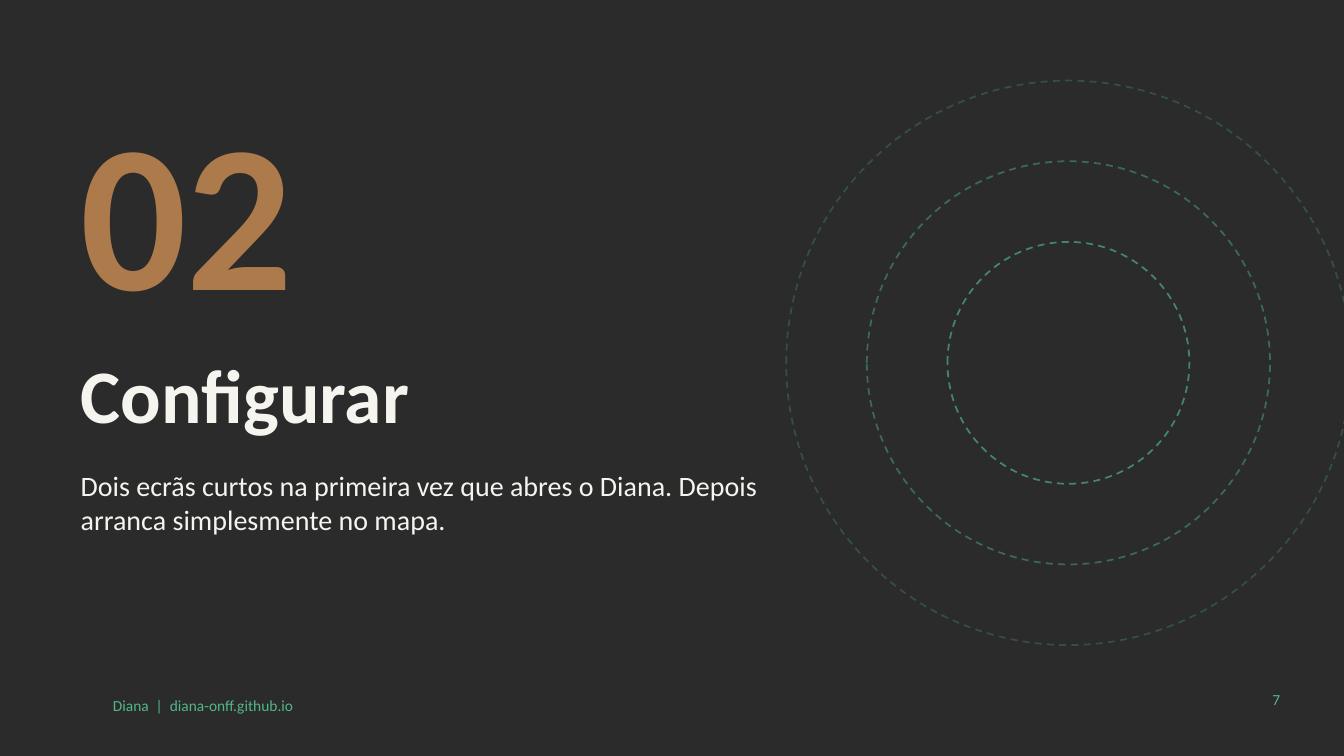
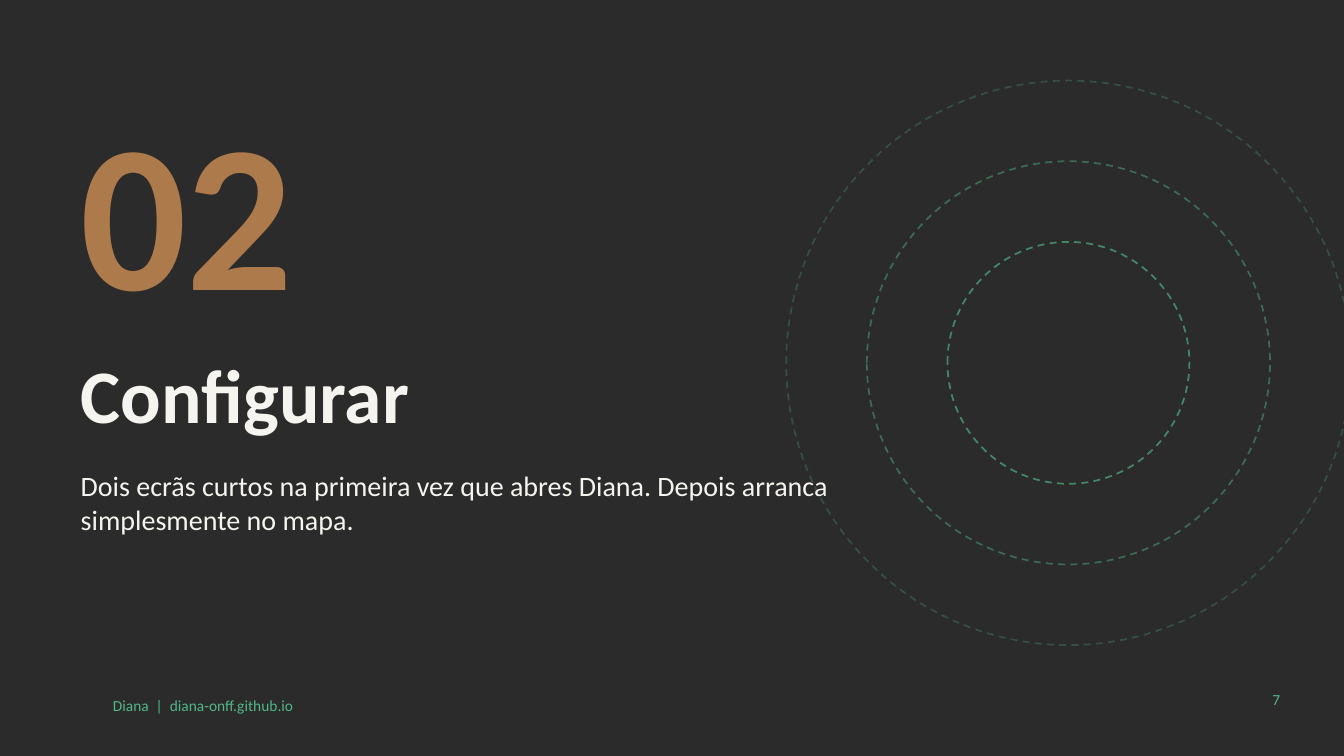
Before and after one commit to diana-onff/diana-onff.github.io, a slide deck: slide 7 of docs/Diana_FaunaFlora_Presentation_PT.pptx. Drawn at 1344x756 pixels with LibreOffice and Linux fonts; fonts in the diff are those of the drawing; background and template pictures are left out; a plain dark background stands for a picture behind light text. Boxes give left, top, right and bottom in pixels: in the first picture for what was removed or moved away, otherwise in the second. Text is boxed around its words. In the diff, an @@ line names an element or a change of style, - is before the commit and + after.

```diff
--- a/docs/Diana_FaunaFlora_Presentation_PT.pptx
+++ b/docs/Diana_FaunaFlora_Presentation_PT.pptx
@@ text at (81,476,828,535): text changed @@
-Dois ecrãs curtos na primeira vez que abres o Diana. Depois arranca simplesmente no mapa.
+Dois ecrãs curtos na primeira vez que abres Diana. Depois arranca simplesmente no mapa.
```
Also in this commit, not shown: 12 other slides changed.
